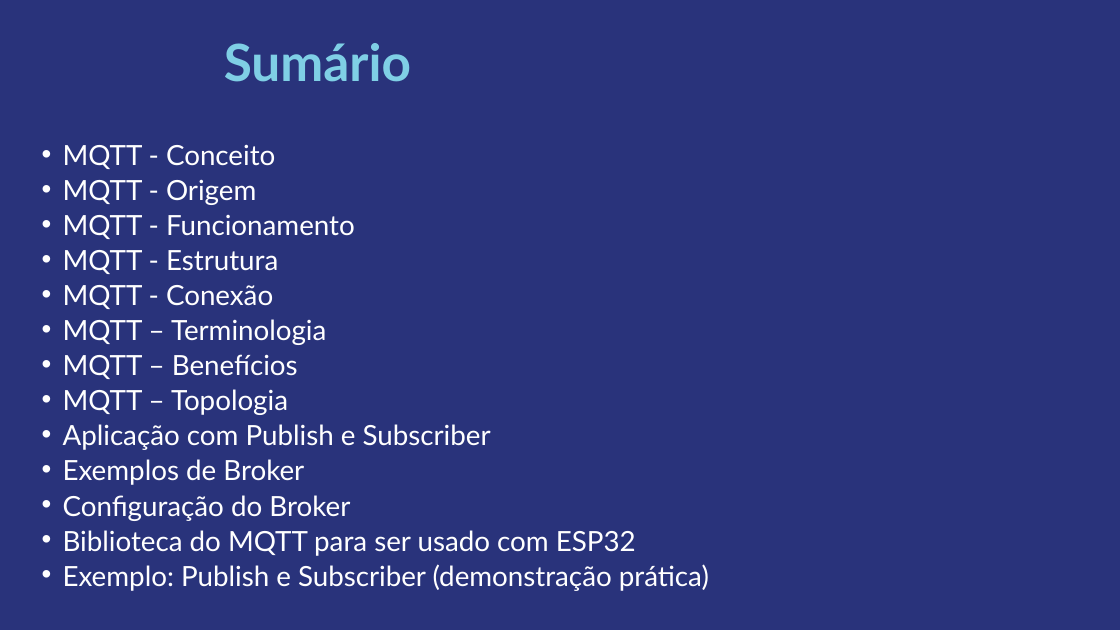
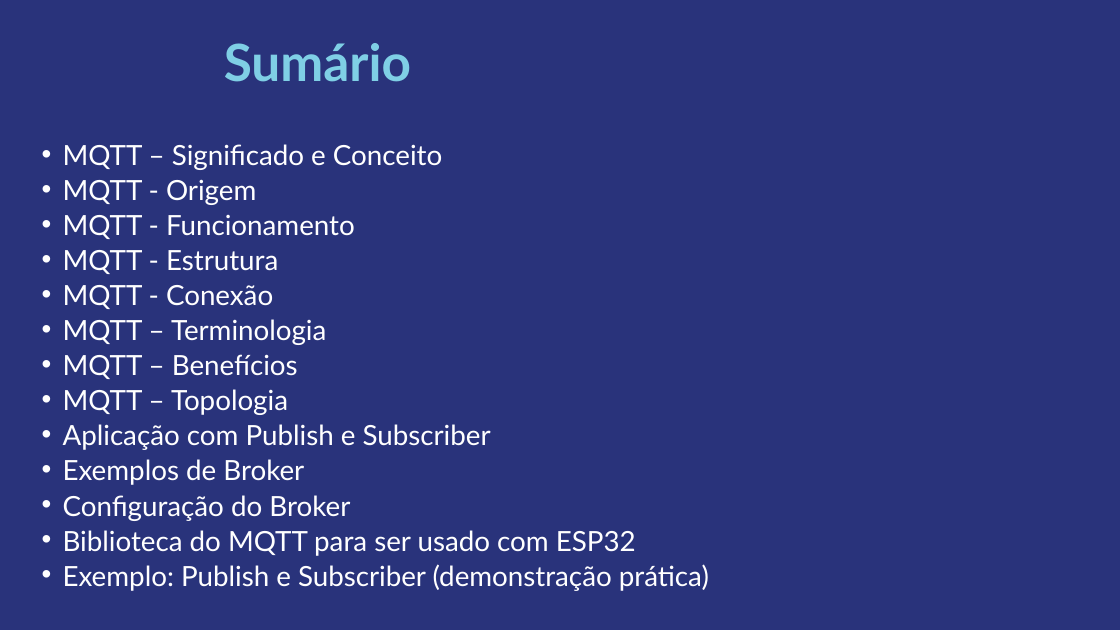
Before and after one commit to aterroso/SemanaMQTT, a slide deck: slide 4 of PalestraMQTT.pptx. Drawn at 1120x630 pixels with LibreOffice and Linux fonts; fonts in the diff are those of the drawing; background and template pictures are left out. Boxes give left, top, right and bottom in pixels: in the first picture for what was removed or moved away, otherwise in the second. Text is boxed around its words. In the diff, an @@ line names an element or a change of style, - is before the commit and + after.

```diff
--- a/PalestraMQTT.pptx
+++ b/PalestraMQTT.pptx
@@ text at [63, 144, 442, 170]: text changed @@
-• MQTT - Conceito
+• MQTT – Significado e Conceito
```
Also in this commit, not shown: 2 other slides changed.
